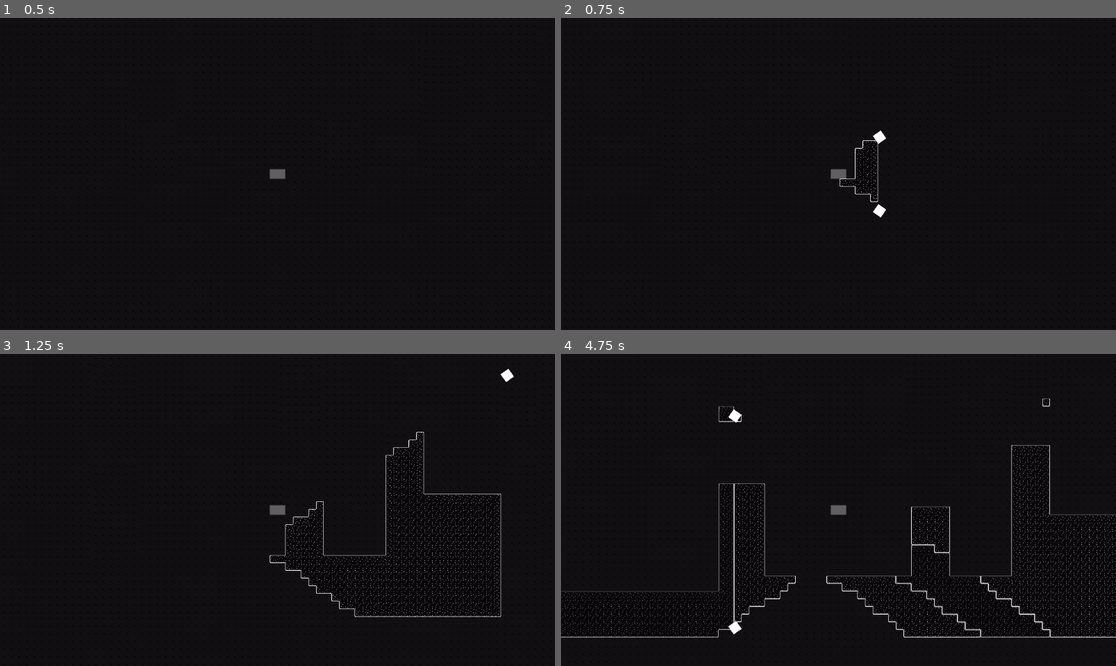
Above: before the commit, frames 1-4 (two rows, left to right).
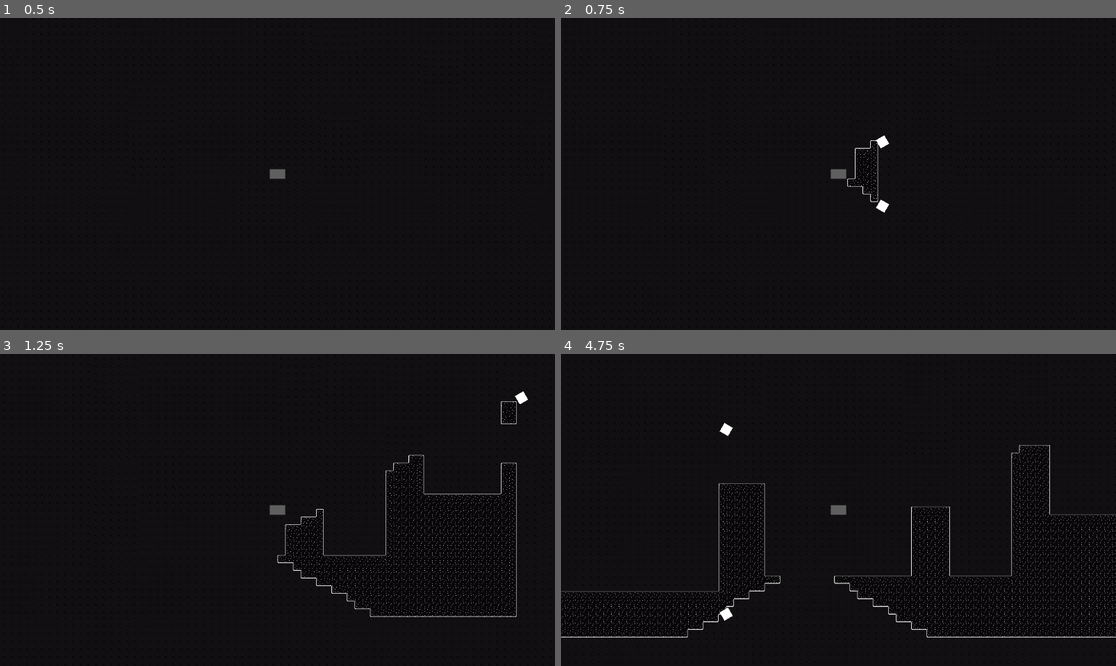
Above: after the commit, the same moments.

Repository: Jemoctopus/echobat
Game: Godot game, scene res://scenes/level.tscn
Same seed, same stepped clock (60 frames per second), same inputs: the game is played once before the commit and once after it. The project has no main scene, so this scene is started directly.
Inputs:
- Up to frame 1 (0.5 s): no input
- Up to frame 2 (0.75 s): tap Enter at 0.5 s; hold Right (ui_right) from 0.53 s (still down); tap Space (fire_soundwave) at 0.6 s
- Up to frame 3 (1.25 s): keep holding Right (ui_right); tap Up (ui_up) at 0.77 s
- Up to frame 4 (4.75 s): tap Space (fire_soundwave) every 0.75 s from 1.35 to 4.35 s; tap Up (ui_up) at 1.52, 3.02, 3.77, 4.52 s; release Right (ui_right) at 2.03 s; hold Left (ui_left) 2.03-2.78 s; hold Right (ui_right) 2.78-4.28 s; hold Left (ui_left) from 4.28 s (still down)

Frame 1 is identical in both runs. In frame 2, 0.2% of the frame differs, in the area x 50-60%, y 36-64%; in frame 3, 0.9%; in frame 4, 1.9%, in the area x 0-90%, y 14-91%.

Commit message:
Soundwave system going again (laggy)

Diff:
--- a/echobat/scenes/soundwave_edge.tscn
+++ b/echobat/scenes/soundwave_edge.tscn
@@ -24,4 +24,6 @@
 [node name="Timer" type="Timer" parent="." unique_id=1029630877]
 
 [connection signal="draw" from="." to="." method="_on_draw"]
+[connection signal="body_entered" from="Area2D" to="." method="enter_tilemap"]
+[connection signal="body_exited" from="Area2D" to="." method="exit_tilemap"]
 [connection signal="timeout" from="Timer" to="." method="_on_timer_timeout"]
--- a/echobat/scripts/second_iteration_soundwave.gd
+++ b/echobat/scripts/second_iteration_soundwave.gd
@@ -4,7 +4,7 @@
 @export var marker: Node2D
 @export var expiration_timer: Timer
 
-var angle_list = [deg_to_rad(215), deg_to_rad(35)]
+var angle_list = [deg_to_rad(210), deg_to_rad(30)]
 var angle_facing = 30
 var expiration_time = 2
 var direction_list = ["left", "right"]
@@ -87,22 +87,23 @@
 
 
 func _on_expiration_timer_timeout() -> void:
-	var fadeout1 = []
-	var fadeout2 = []
-	var fadeout3 = []
-	var terrain_data
-	for cells in used_cells:
-		terrain_data = tilemap.get_cell_tile_data(cells)
-		terrain_data = terrain_data.terrain
-		if terrain_data == 0:
-			fadeout1.append(cells)
-		elif terrain_data == 1:
-			fadeout2.append(cells)
-		elif terrain_data == 2:
-			fadeout3.append(cells)
-		elif terrain_data == 3:
-			tilemap.set_cell(cells, source_id, invisible_tile_atlas_id)
-			queue_free()
-	tilemap.set_cells_terrain_connect(fadeout1, terrain_set_test, terrain_test["fadeout1"], true)
-	tilemap.set_cells_terrain_connect(fadeout2, terrain_set_test, terrain_test["fadeout2"], true)
-	tilemap.set_cells_terrain_connect(fadeout3, terrain_set_test, terrain_test["fadeout3"], true)
+	pass
+#	var fadeout1 = []
+#	var fadeout2 = []
+#	var fadeout3 = []
+#	var terrain_data
+#	for cells in used_cells:
+#		terrain_data = tilemap.get_cell_tile_data(cells)
+#		terrain_data = terrain_data.terrain
+#		if terrain_data == 0:
+#			fadeout1.append(cells)
+#		elif terrain_data == 1:
+#			fadeout2.append(cells)
+#		elif terrain_data == 2:
+#			fadeout3.append(cells)
+#		elif terrain_data == 3:
+#			tilemap.set_cell(cells, source_id, invisible_tile_atlas_id)
+#			queue_free()
+#	tilemap.set_cells_terrain_connect(fadeout1, terrain_set_test, terrain_test["fadeout1"], true)
+#	tilemap.set_cells_terrain_connect(fadeout2, terrain_set_test, terrain_test["fadeout2"], true)
+#	tilemap.set_cells_terrain_connect(fadeout3, terrain_set_test, terrain_test["fadeout3"], true)
